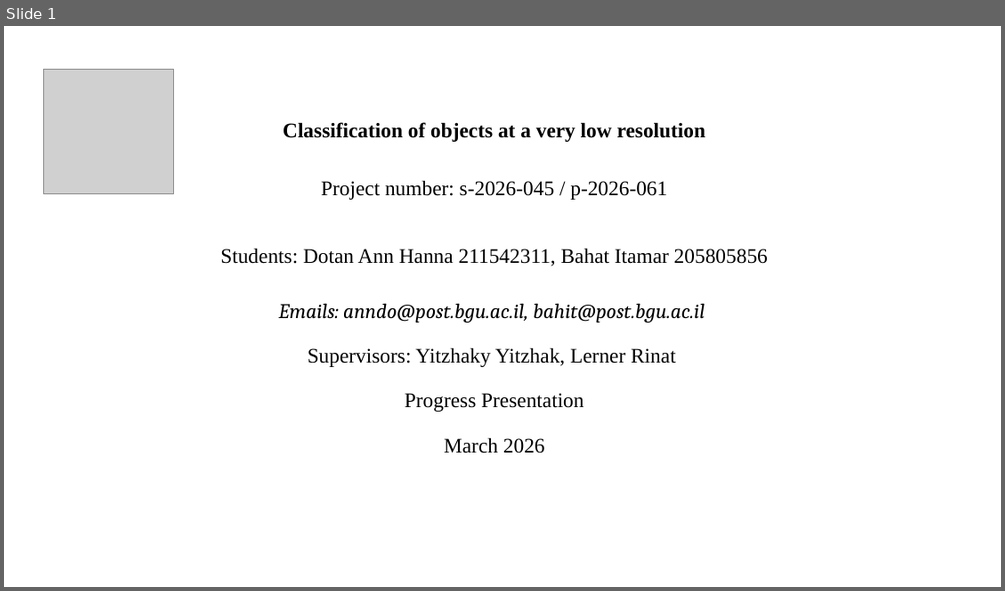
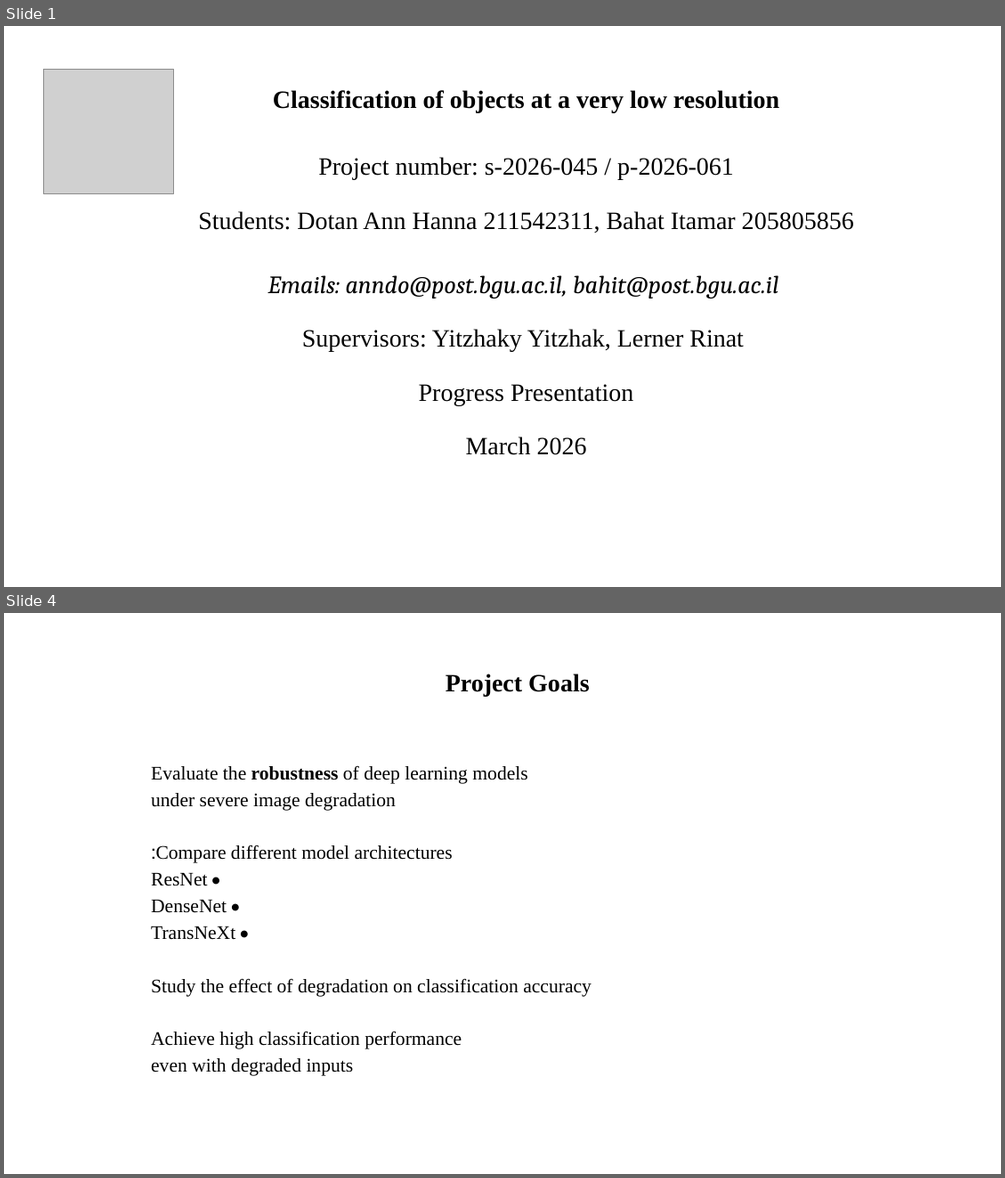
Before and after one commit to itamarbahat/NewFinalProject, a slide deck: docs/Progress_Presentation.pptx. Shown one above the other, each under a label of ours: slide 1 before the commit, slides 1 and 4 after it; the slides between them are not shown. The pictures are 1005x591 and 1005x1178 pixels, drawn with LibreOffice and Linux fonts; fonts in the diff are those of the drawing; grey boxes stand for pictures. Boxes give left, top, right and bottom in pixels: in the first picture for what was removed or moved away, otherwise in the second. Text is boxed around its words. In the diff, an @@ line names an element or a change of style, - is before the commit and + after.

Commit message:
Added experiment plots and degradation visualization for progress presentation

```diff
--- a/docs/Progress_Presentation.pptx
+++ b/docs/Progress_Presentation.pptx
@@ slide 4 added at (x1=4, y1=613, x2=1001, y2=1174), background #FFFFFF @@
@@ subtitle added at (x1=445, y1=674, x2=589, y2=697), 24 pt, text #000000, bold @@
+Project Goals
@@ text added at (x1=151, y1=766, x2=591, y2=1076), 18.5 pt, text #000000 @@
+Evaluate the robustness of deep learning models
+under severe image degradation
+Compare different model architectures:
+• ResNet
+• DenseNet
+• TransNeXt
+Study the effect of degradation on classification accuracy
+Achieve high classification performance
+even with degraded inputs
@@ slide 1 changed as well @@
@@ subtitle "Classification of objects at a ..." moved from (x1=220, y1=122, x2=768, y2=453) to (x1=198, y1=90, x2=854, y2=455) @@
@@ subtitle "Classification of objects at a ..." at (x1=198, y1=90, x2=854, y2=455): size 20 to 24 pt @@
```
Also in this commit, not shown: 13 other slides added, 10 slides removed, 8 other files.
